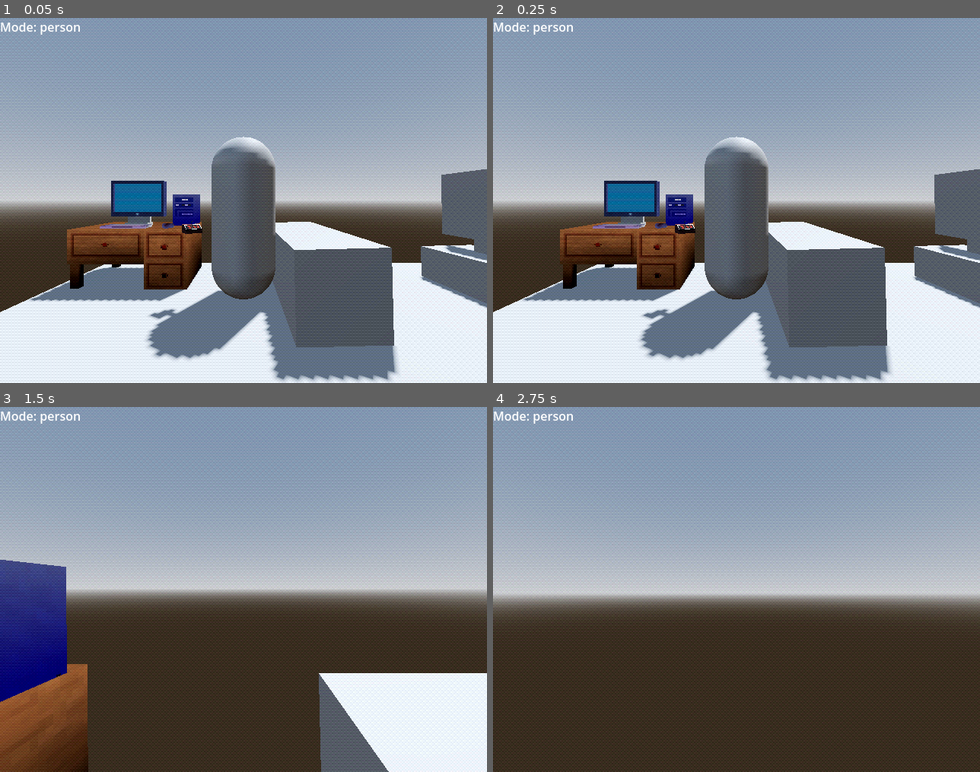
Above: before the commit, frames 1-4 (two rows, left to right).
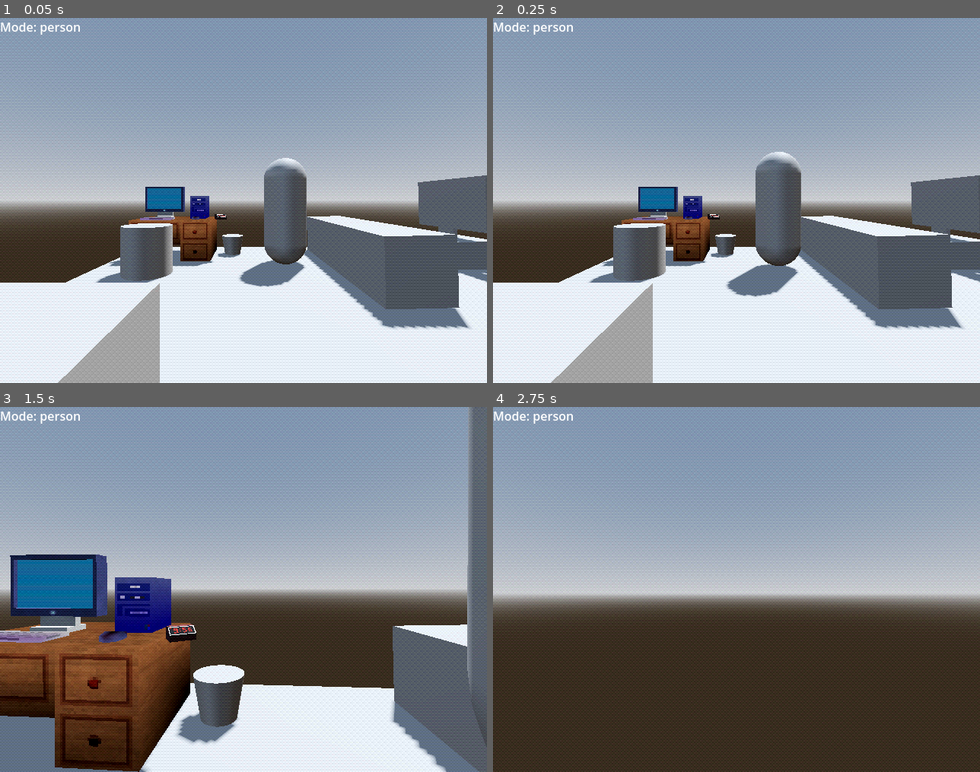
Above: after the commit, the same moments.

Repository: chrisguayara/horror_online
Game: Godot game, scene res://scenes/main.tscn
The game is run twice, just before and just after one commit, with the same random seed, the same clock (stepped at 60 frames per second) and the same inputs.
Inputs (mouse positions are in pixels of both pictures, inside the frame that each line leads up to):
- Up to frame 1 (0.05 s): no input
- Up to frame 2 (0.25 s): no input
- Up to frame 3 (1.5 s): move the mouse to (267, 589) at 0.52 s; hold W (up) from 0.53 s (still down); tap E (interact) at 0.6, 1.35 s; tap Space (jump) at 0.77 s; move the mouse to (219, 589) at 1.27 s
- Up to frame 4 (2.75 s): keep holding W (up); tap Space (jump) at 1.52 s; move the mouse to (746, 582) at 2.02 s; tap E (interact) at 2.1 s

The runs differ from the first frame. In frame 1, 33% of the frame differs, in the area x 0-100%, y 32-100%; in frame 2, 33%; in frame 3, 37%, in the area x 0-100%, y 0-100%; in frame 4, nothing differs.

Commit message:
setDesign
LaayoutForMainHouse

Diff:
--- a/scenes/main.tscn
+++ b/scenes/main.tscn
@@ -16,7 +16,7 @@
 [ext_resource type="AudioStream" uid="uid://c72ym56mc7plj" path="res://assets/sound/soundfx/pickup.mp3" id="9_eb6dy"]
 [ext_resource type="AudioStream" uid="uid://b3a350oki6al1" path="res://assets/sound/soundfx/playtest.mp3" id="9_ya4ey"]
 [ext_resource type="Script" uid="uid://b4dttgvb0c7my" path="res://scenes/spark2.gd" id="10_choun"]
-[ext_resource type="PackedScene" uid="uid://c7anke2xysecy" path="res://scenes/axekiller.tscn" id="17_muem4"]
+[ext_resource type="Script" uid="uid://dd07vjbqihybk" path="res://scripts/killer/killerlogic.gd" id="17_muem4"]
 
 [sub_resource type="ProceduralSkyMaterial" id="ProceduralSkyMaterial_sugp2"]
 sky_horizon_color = Color(0.662243, 0.671743, 0.686743, 1)
@@ -30,6 +30,11 @@
 sky = SubResource("Sky_jyhfs")
 tonemap_mode = 2
 glow_enabled = true
+
+[sub_resource type="CylinderMesh" id="CylinderMesh_muem4"]
+top_radius = 0.3
+bottom_radius = 0.2
+height = 0.6
 
 [sub_resource type="ArrayMesh" id="ArrayMesh_fc8wa"]
 _surfaces = [{
@@ -65,6 +70,12 @@
 blend_shape_mode = 0
 shadow_mesh = SubResource("ArrayMesh_fc8wa")
 
+[sub_resource type="CylinderMesh" id="CylinderMesh_dp3eg"]
+height = 1.0
+
+[sub_resource type="BoxMesh" id="BoxMesh_0ld40"]
+size = Vector3(2, 1, 2.7)
+
 [sub_resource type="ShaderMaterial" id="ShaderMaterial_tbgi4"]
 shader = ExtResource("4_jyhfs")
 shader_parameter/viewport_size = Vector2(640, 480)
@@ -75,6 +86,15 @@
 [sub_resource type="BoxShape3D" id="BoxShape3D_tipki"]
 size = Vector3(0.41037, 0.249512, 0.577576)
 
+[sub_resource type="CapsuleMesh" id="CapsuleMesh_toumy"]
+height = 2.5
+
+[sub_resource type="CapsuleShape3D" id="CapsuleShape3D_t7jvd"]
+radius = 0.539474
+height = 2.52312
+
+[sub_resource type="NavigationMesh" id="NavigationMesh_muem4"]
+
 [node name="Main" type="Node3D"]
 script = ExtResource("1_sugp2")
 
@@ -86,30 +106,40 @@
 shadow_enabled = true
 
 [node name="player" parent="." node_paths=PackedStringArray("floor_marker") instance=ExtResource("1_o5qli")]
-transform = Transform3D(1, 0, 0, 0, 1, 0, 0, 0, 1, 0, 1, 3.74523)
+transform = Transform3D(1, 0, 0, 0, 1, 0, 0, 0, 1, -1, 1, 5.74523)
 floor_marker = NodePath("../House/setup/PC/FloorMarker")
 
 [node name="inventory" type="Node3D" parent="player"]
 script = ExtResource("3_tbgi4")
 
 [node name="House" type="Node3D" parent="."]
+
+[node name="TrashBin" type="MeshInstance3D" parent="House"]
+transform = Transform3D(1, 0, 0, 0, 1, 0, 0, 0, 1, -1.30751, 0.2, -1.00257)
+mesh = SubResource("CylinderMesh_muem4")
 
 [node name="StaticBody3D" parent="House" instance=ExtResource("9_85g3d")]
 transform = Transform3D(1, 0, 0, 0, 1, 0, 0, 0, 1, 2.1469, 0.426669, 4.10636)
 script = ExtResource("10_choun")
 prompt_msg = "Pick Up"
 
-[node name="CSGBox3D" type="CSGBox3D" parent="House"]
-transform = Transform3D(1, 0, 0, 0, 1, 0, 0, 0, 1, 0.752644, -0.252441, 2.2853)
-use_collision = true
-collision_layer = 2
-size = Vector3(8.03649, 0.495117, 8.47656)
+[node name="floorLiving" type="CSGBox3D" parent="House"]
+transform = Transform3D(1, 0, 0, 0, 1, 0, 0, 0, 1, 0.244077, -0.252441, 3.05547)
+use_collision = true
+collision_layer = 2
+size = Vector3(9, 0.495117, 10)
+
+[node name="floorLiving3" type="CSGBox3D" parent="House"]
+transform = Transform3D(1, 0, 0, 0, 1, 0, 0, 0, 1, 7.2388, -0.248495, 0.607302)
+use_collision = true
+collision_layer = 2
+size = Vector3(5, 0.495117, 5.09941)
 
 [node name="setup" parent="House" instance=ExtResource("3_sugp2")]
-transform = Transform3D(1, 0, 0, 0, 1, 0, 0, 0, 1, -1.94048, 0.5, -0.991385)
+transform = Transform3D(1, 0, 0, 0, 1, 0, 0, 0, 1, -2.8065, 0.5, -0.845296)
 
 [node name="PC" parent="House/setup" index="3" node_paths=PackedStringArray("label")]
-transform = Transform3D(1, 0, 0, 0, 1, 0, 0, 0, 1, -0.111832, -0.0687391, 0.0258819)
+transform = Transform3D(1, 0, 0, 0, 1, 0, 0, 0, 1, -0.337091, -0.0687391, 0.0258819)
 label = NodePath("../../../CanvasLayer/Label")
 prompt_msg = "Open PC"
 
@@ -126,26 +156,54 @@
 transform = Transform3D(-8.9407e-08, 0, -1, 0, 1, 0, 1, 0, -8.9407e-08, 0.0953856, -0.0163128, 0.221675)
 
 [node name="tower2" parent="House/setup" instance=ExtResource("7_jbj1t")]
-transform = Transform3D(-4.37114e-08, 0, -1, 0, 1, 0, 1, 0, -4.37114e-08, 0.0875111, -0.0238419, 0.122892)
+transform = Transform3D(-4.37114e-08, 0, -1, 0, 1, 0, 1, 0, -4.37114e-08, -0.112489, -0.0238419, 0.122892)
 
 [node name="keyboard2" parent="House/setup" instance=ExtResource("8_jbj1t")]
-transform = Transform3D(-4.37114e-08, 0, -1, 0, 1, 0, 1, 0, -4.37114e-08, 0.0457813, 0, 0.155594)
-
-[node name="CSGBox3D2" type="CSGBox3D" parent="House"]
-transform = Transform3D(-4.33787e-08, -0.0240134, -0.999712, -7.6194e-09, 0.999712, -0.0240134, 1, 4.71342e-09, -4.35044e-08, 1.02836, 0.500144, -0.187993)
-size = Vector3(3, 1, 1)
-
-[node name="CSGBox3D3" type="CSGBox3D" parent="House"]
+transform = Transform3D(-4.37114e-08, 0, -1, 0, 1, 0, 1, 0, -4.37114e-08, -0.181573, 0, 0.155594)
+
+[node name="Couch" type="CSGBox3D" parent="House"]
+transform = Transform3D(-4.33787e-08, -0.0240134, -0.999712, -7.6194e-09, 0.999712, -0.0240134, 1, 4.71342e-09, -4.35044e-08, 1.43843, 0.513706, 0.490518)
+size = Vector3(4, 1, 1)
+
+[node name="cubby" type="CSGBox3D" parent="House"]
 transform = Transform3D(-4.33787e-08, -0.0240134, -0.999712, -7.6194e-09, 0.999712, -0.0240134, 1, 4.71342e-09, -4.35044e-08, 4.03317, 0.300202, -0.187993)
 size = Vector3(1.6, 0.6, 1)
 
-[node name="CSGBox3D4" type="CSGBox3D" parent="House"]
+[node name="Tv" type="CSGBox3D" parent="House"]
 transform = Transform3D(-4.33787e-08, -0.0240134, -0.999712, -7.6194e-09, 0.999712, -0.0240134, 1, 4.71342e-09, -4.35044e-08, 4.076, 1.41662, -0.137993)
 size = Vector3(1.9, 1.2, 0.1)
 
-[node name="CSGBox3D5" type="CSGBox3D" parent="House"]
-transform = Transform3D(-4.33787e-08, -0.0240134, -0.999712, -7.6194e-09, 0.999712, -0.0240134, 1, 4.71342e-09, -4.35044e-08, 4.08543, 0.728628, -0.196496)
+[node name="stand" type="CSGBox3D" parent="House/Tv"]
+transform = Transform3D(1, 4.44089e-16, -7.10543e-15, 0, 1, -2.86065e-16, 1.06581e-14, -2.05265e-16, 1, -0.0710386, -0.668758, -0.00779343)
 size = Vector3(0.443994, 0.414941, 0.1)
+
+[node name="ChairPlacement" type="MeshInstance3D" parent="House"]
+transform = Transform3D(1, 0, 0, 0, 1, 0, 0, 0, 1, -2.98783, 0.479311, 0.808412)
+mesh = SubResource("CylinderMesh_dp3eg")
+
+[node name="DiningSet" type="Node3D" parent="House"]
+
+[node name="DiningChair" type="MeshInstance3D" parent="House/DiningSet"]
+transform = Transform3D(1, 0, 0, 0, 1, 0, 0, 0, 1, -0.787827, 0.479311, 5.70841)
+mesh = SubResource("CylinderMesh_dp3eg")
+skeleton = NodePath("../..")
+
+[node name="DiningTable" type="MeshInstance3D" parent="House/DiningSet"]
+transform = Transform3D(1, 0, 0, 0, 1, 0, 0, 0, 1, -2.50308, 0.5, 5.66223)
+mesh = SubResource("BoxMesh_0ld40")
+skeleton = NodePath("../..")
+
+[node name="Kitchen" type="CSGBox3D" parent="House"]
+transform = Transform3D(1, 0, 0, 0, 1, 0, 0, 0, 1, 7.22126, -0.252726, 5.60226)
+use_collision = true
+collision_layer = 2
+size = Vector3(5, 0.495117, 4.9)
+
+[node name="Kitchen2" type="CSGBox3D" parent="House"]
+transform = Transform3D(1, 0, 0, 0, 1, 0, 0, 0, 1, 7.27126, 0.399715, 7.25226)
+use_collision = true
+collision_layer = 2
+size = Vector3(4.7, 0.8, 1.2)
 
 [node name="CanvasLayer" type="CanvasLayer" parent="."]
 
@@ -165,7 +223,7 @@
 text = "MODE: "
 
 [node name="alarmclock" type="StaticBody3D" parent="."]
-transform = Transform3D(-0.271184, 0, 0.42007, 0, 0.5, 0, -0.42007, 0, -0.271184, -0.564383, 0.504935, 0.465939)
+transform = Transform3D(-0.271184, 0, 0.42007, 0, 0.5, 0, -0.42007, 0, -0.271184, -1.37581, 0.504935, -0.157654)
 physics_material_override = SubResource("PhysicsMaterial_o6xl0")
 script = ExtResource("6_o6xl0")
 prompt_msg = "Set Alarm"
@@ -174,7 +232,7 @@
 transform = Transform3D(1, 0, 0, 0, 1, 0, 0, 0, 1, 0.806291, 1, 0)
 
 [node name="CollisionShape3D" type="CollisionShape3D" parent="alarmclock"]
-transform = Transform3D(1, 0, 2.98023e-08, 0, 1, 0, -2.98023e-08, 0, 1, 0.805309, 1.14826, 0.00515157)
+transform = Transform3D(1, 0, 2.98023e-08, 0, 1, 0, -2.98023e-08, 0, 1, 1.77916, 1.14826, -1.50337)
 shape = SubResource("BoxShape3D_tipki")
 
 [node name="Soundmanager" type="Node3D" parent="." node_paths=PackedStringArray("alarm_node", "inventory_node")]
@@ -190,13 +248,31 @@
 stream = ExtResource("9_ya4ey")
 volume_db = 2.734
 
-[node name="axekiller" parent="." node_paths=PackedStringArray("player") instance=ExtResource("17_muem4")]
+[node name="axekiller" type="CharacterBody3D" parent="." node_paths=PackedStringArray("player")]
+script = ExtResource("17_muem4")
 player = NodePath("../player")
+
+[node name="MeshInstance3D" type="MeshInstance3D" parent="axekiller"]
+transform = Transform3D(1, 0, 0, 0, 1, 0, 0, 0, 1, 0, 1.2296, 0)
+mesh = SubResource("CapsuleMesh_toumy")
+
+[node name="CollisionShape3D" type="CollisionShape3D" parent="axekiller"]
+transform = Transform3D(1, 0, 0, 0, 1, 0, 0, 0, 1, 0, 1.2105, 0)
+shape = SubResource("CapsuleShape3D_t7jvd")
+
+[node name="Timer" type="Timer" parent="axekiller"]
+wait_time = 5.964
+one_shot = true
+
+[node name="NavigationRegion3D" type="NavigationRegion3D" parent="axekiller"]
+navigation_mesh = SubResource("NavigationMesh_muem4")
 
 [connection signal="addSound" from="player/inventory" to="Soundmanager" method="_on_inventory_add_sound"]
 [connection signal="exit" from="House/setup/PC" to="player/head" method="_on_pc_exit"]
 [connection signal="transition" from="House/setup/PC" to="player/head" method="_on_pc_transition"]
 [connection signal="playsound" from="alarmclock" to="Soundmanager" method="_on_alarmclock_playsound"]
+[connection signal="timeout" from="axekiller/Timer" to="axekiller" method="_on_Timer_timeout"]
+[connection signal="timeout" from="axekiller/Timer" to="axekiller" method="_on_timer_timeout"]
 
 [editable path="player"]
 [editable path="House/setup"]
--- a/scripts/killer/killerlogic.gd
+++ b/scripts/killer/killerlogic.gd
@@ -13,7 +13,7 @@
 var visitedEntries = {}
 @export var axe: Node3D
 @export var player: Node3D
-var speed = 10
+var speed = 1.2
 var isRunning = false
 var isDead = false
 var charactername: String = "breach"
@@ -25,7 +25,9 @@
 
 func _ready():
 	timer.wait_time = 2.0
+	timer.timeout.connect(_on_Timer_timeout)
 	timer.start()
+	speed = 2 * characteristics[0]
 
 func _physics_process(delta):
 	if update_ready:
@@ -34,7 +36,7 @@
 	states[currentstate].call(delta)
 
 func _timed_update():
-	speed *= characteristics[0]
+
 	var timed_method = currentstate + "_timed_update"
 	if has_method(timed_method):
 		call(timed_method)
@@ -45,20 +47,26 @@
 
 func _hunting_state(delta):
 	characteristics[0] = 1.2
-	pass
-
-func _hurt_state(delta):
-	characteristics[0] = 1.4
-	characteristics[1] = 1.7
 	if player:
 		var direction = (player.global_transform.origin - global_transform.origin).normalized()
 		velocity = direction * speed
 		move_and_slide()
 	pass
 
+func _hurt_state(delta):
+	characteristics[0] = 1.4
+	characteristics[1] = 1.7
+
+	pass
+
 func _entry_state(delta):
 	characteristics[0]=1.02
 	pass
 
+
+
+
+
+
 func _on_Timer_timeout():
 	update_ready = true
Not shown: 1 places in scenes/main.tscn that only renumber resources
